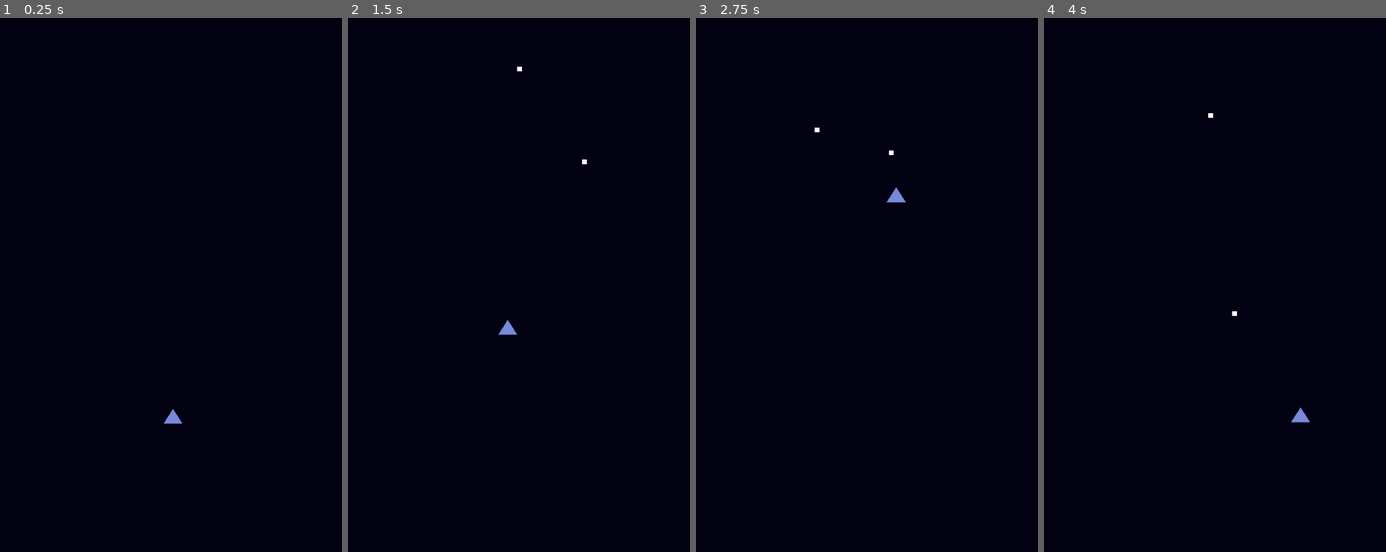
Above: before the commit, frames 1-4 (left to right).
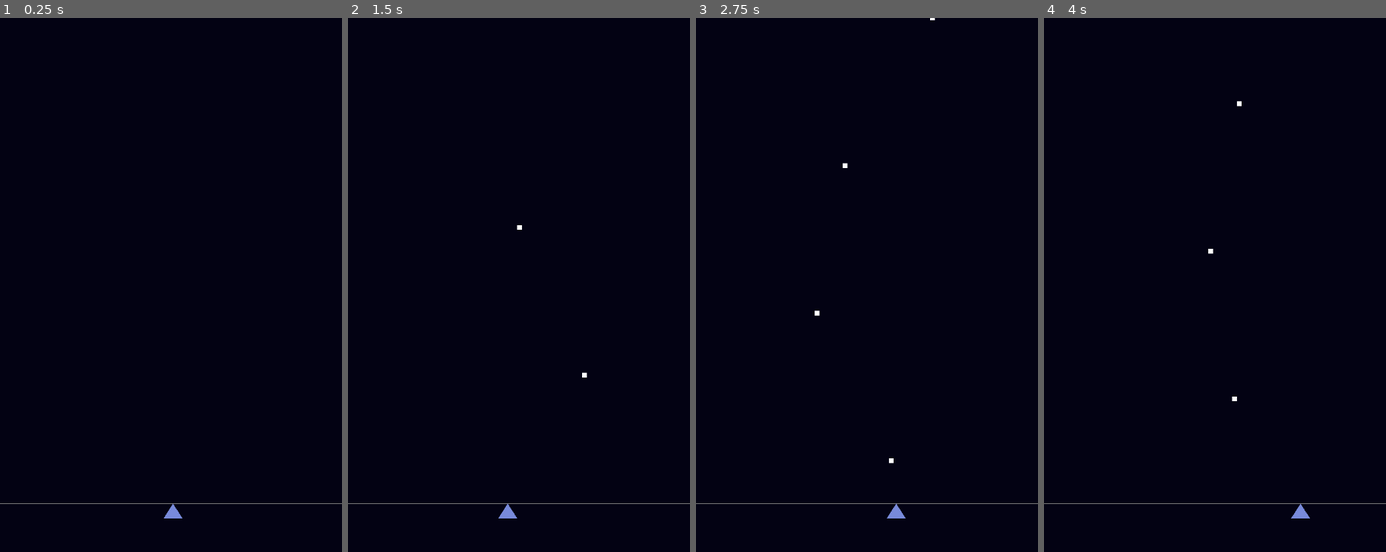
Above: after the commit, the same moments.

Repository: mystal/corneria
Game: Godot game, scene res://levels/proto.tscn
The game is run twice, just before and just after one commit, with the same random seed, the same clock (stepped at 60 frames per second) and the same inputs.
Inputs (mouse positions are in pixels of both pictures, inside the frame that each line leads up to):
- Up to frame 1 (0.25 s): no input
- Up to frame 2 (1.5 s): move the mouse to (594, 290) at 0.52 s; hold Right (ui_right) 0.53-1.28 s; move the mouse to (450, 354) at 1.27 s; hold Left (ui_left) from 1.28 s (still down)
- Up to frame 3 (2.75 s): move the mouse to (901, 188) at 2.02 s; release Left (ui_left) at 2.03 s; hold Right (ui_right) from 2.03 s (still down)
- Up to frame 4 (4 s): move the mouse to (1197, 445) at 2.77 s; move the mouse to (1317, 413) at 3.52 s; release Right (ui_right) at 3.53 s; hold Left (ui_left) from 3.53 s (still down)

The runs differ from the first frame. In frame 1, 0.3% of the frame differs, in the area x 0-100%, y 73-94%; in frame 2, 0.4%; in frame 3, 0.4%, in the area x 0-100%, y 0-94%; in frame 4, 0.4%.

Commit message:
Limit player movement

Diff:
--- a/godot/entities/player/player.gd
+++ b/godot/entities/player/player.gd
@@ -3,6 +3,8 @@
 
 @export_group("Movement")
 # @export var _speed = 300.0
+@export var top_left_limit: Node2D
+@export var bottom_right_limit: Node2D
 
 @export_group("Shooter")
 @export var projectile_scene: PackedScene
@@ -26,6 +28,8 @@
 	# Mouse/Touch input
 	var mouse_pos = get_global_mouse_position()
 	position = position.lerp(mouse_pos, delta * 4.0)
+	if top_left_limit and bottom_right_limit:
+		position = position.clamp(top_left_limit.position, bottom_right_limit.position)
 	# var viewport_rect = get_viewport_rect()
 	# if viewport_rect.has_point(mouse_pos):
 		# var dv = position.distance_to(mouse_pos)
--- a/godot/levels/proto.tscn
+++ b/godot/levels/proto.tscn
@@ -4,5 +4,19 @@
 
 [node name="Node2D" type="Node2D"]
 
-[node name="Player" parent="." instance=ExtResource("1_gjtow")]
+[node name="PlayerLimitViz" type="Line2D" parent="."]
+position = Vector2(0, -20)
+points = PackedVector2Array(0, 1040, 720, 1040)
+width = 2.0
+default_color = Color(0.457296, 0.457296, 0.457296, 1)
+
+[node name="Player" parent="." node_paths=PackedStringArray("top_left_limit", "bottom_right_limit") instance=ExtResource("1_gjtow")]
 position = Vector2(372, 1206)
+top_left_limit = NodePath("../PlayerTopLeftLimit")
+bottom_right_limit = NodePath("../PlayerBottomRightLimit")
+
+[node name="PlayerTopLeftLimit" type="Node2D" parent="."]
+position = Vector2(0, 1040)
+
+[node name="PlayerBottomRightLimit" type="Node2D" parent="."]
+position = Vector2(720, 1280)
